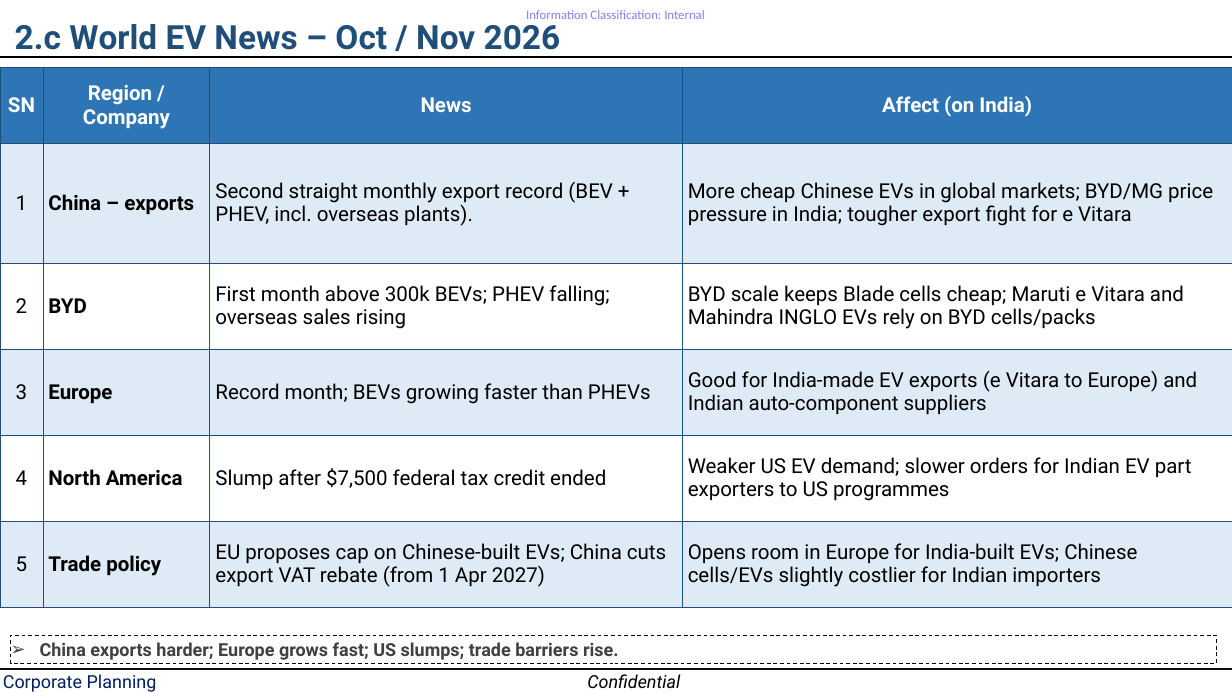
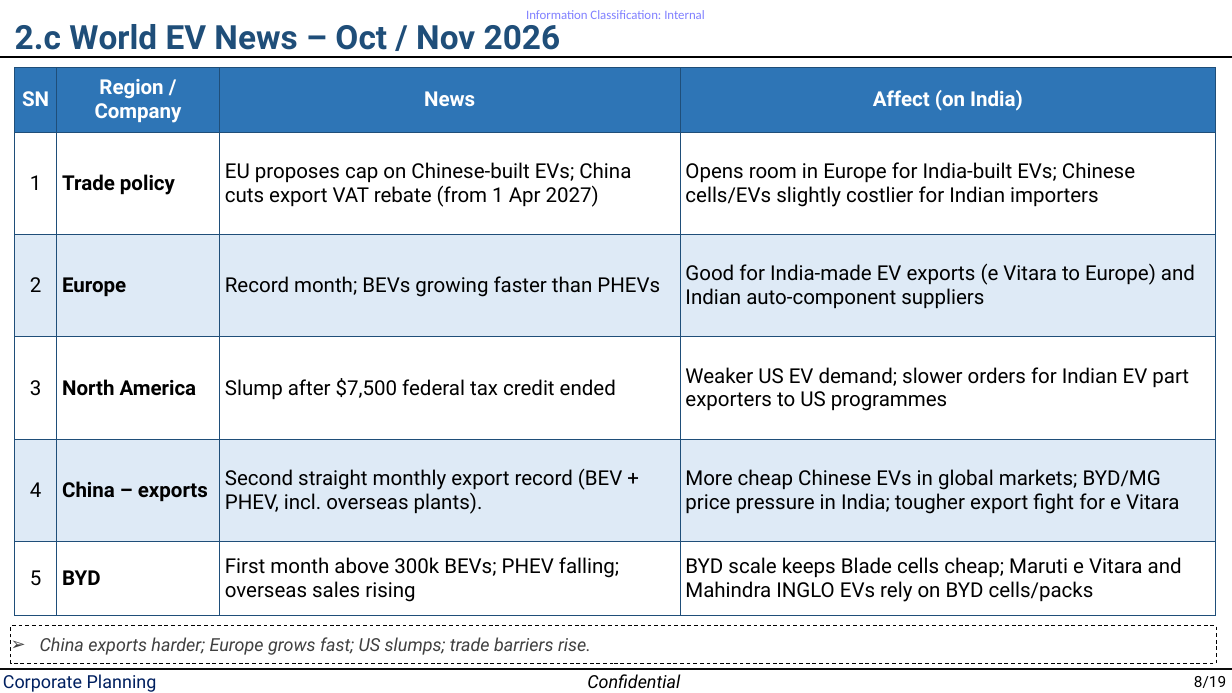
Before and after one commit to Crypto-ashish/bess, a slide deck: slide 8 of EV study 10nov.pptx. Drawn at 1232x693 pixels with LibreOffice and Linux fonts; fonts in the diff are those of the drawing. Boxes give left, top, right and bottom in pixels: in the first picture for what was removed or moved away, otherwise in the second. Text is boxed around its words. In the diff, an @@ line names an element or a change of style, - is before the commit and + after.

```diff
--- a/EV study 10nov.pptx
+++ b/EV study 10nov.pptx
@@ table at [15, 67, 1215, 616] @@
-row 2: 1 | China – exports | Second straight monthly export record (BEV + PHEV, incl. overseas plants). | More cheap Chinese EVs in global markets; BYD/MG price pressure in India; tougher export fight for e Vitara
+row 2: 1 | Trade policy | EU proposes cap on Chinese-built EVs; China cuts export VAT rebate (from 1 Apr 2027) | Opens room in Europe for India-built EVs; Chinese cells/EVs slightly costlier for Indian importers
-row 3: 2 | BYD | First month above 300k BEVs; PHEV falling; overseas sales rising | BYD scale keeps Blade cells cheap; Maruti e Vitara and Mahindra INGLO EVs rely on BYD cells/packs
+row 3: 2 | Europe | Record month; BEVs growing faster than PHEVs | Good for India-made EV exports (e Vitara to Europe) and Indian auto-component suppliers
-row 4: 3 | Europe | Record month; BEVs growing faster than PHEVs | Good for India-made EV exports (e Vitara to Europe) and Indian auto-component suppliers
+row 4: 3 | North America | Slump after $7,500 federal tax credit ended | Weaker US EV demand; slower orders for Indian EV part exporters to US programmes
-row 5: 4 | North America | Slump after $7,500 federal tax credit ended | Weaker US EV demand; slower orders for Indian EV part exporters to US programmes
+row 5: 4 | China – exports | Second straight monthly export record (BEV + PHEV, incl. overseas plants). | More cheap Chinese EVs in global markets; BYD/MG price pressure in India; tougher export fight for e Vitara
-row 6: 5 | Trade policy | EU proposes cap on Chinese-built EVs; China cuts export VAT rebate (from 1 Apr 2027) | Opens room in Europe for India-built EVs; Chinese cells/EVs slightly costlier for Indian importers
+row 6: 5 | BYD | First month above 300k BEVs; PHEV falling; overseas sales rising | BYD scale keeps Blade cells cheap; Maruti e Vitara and Mahindra INGLO EVs rely on BYD cells/packs
@@ fill #DEEAF6 to none in 8 cells @@
@@ fill #FFFFFF to #DEEAF6 in 8 cells @@
@@ fill #DEEAF6 to #FFFFFF in row 6 @@
@@ table: place and size @@
-table at [0, 67, 1232, 607]
+table at [15, 67, 1215, 616]
@@ rectangle "China exports harder; Europe grows ...": place and size @@
-rectangle "China exports harder; Europe grows ..." at [11, 635, 1216, 664]
+rectangle "China exports harder; Europe grows ..." at [11, 626, 1216, 664]
@@ rectangle "China exports harder; Europe grows ..." at [11, 626, 1216, 664]: bold off, italic on @@
@@ text added at [1194, 676, 1226, 688], 12 pt, text #000000 @@
+8/19
```
Also in this commit, not shown: 18 other slides changed.
